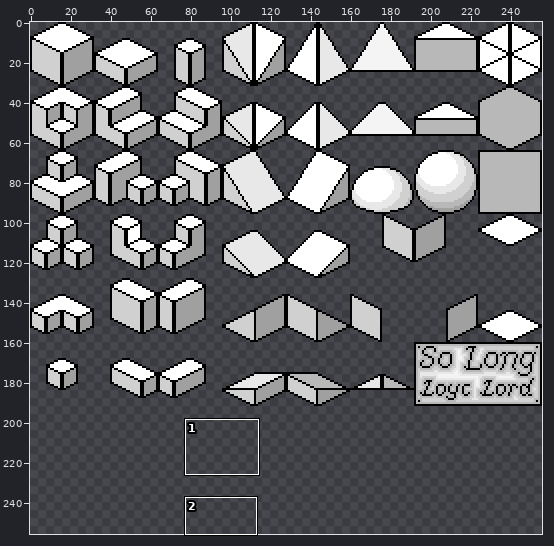
Edited in one commit: sprite sheet (Cubes.png). The first picture is a wide view before the edit; the outline marks the close-up.
Close-up. Before the edit:
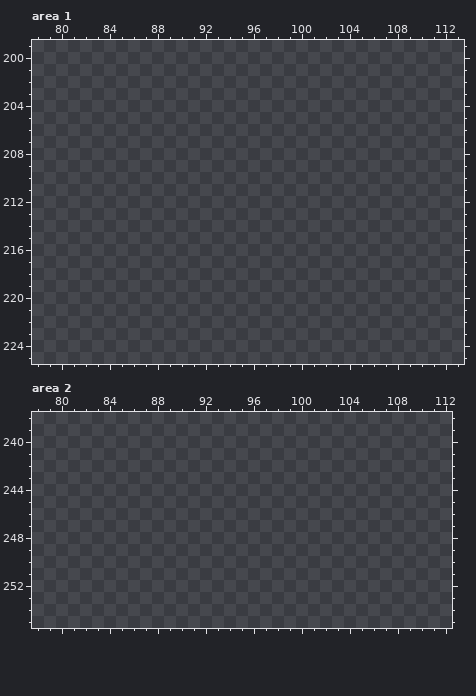
The file is 256x256 pixels. Shown: area 1: x 78..113, y 199..225; area 2: x 78..112, y 238..255. The commit also changed other parts of the picture, which this record leaves out.
The same view after the edit:
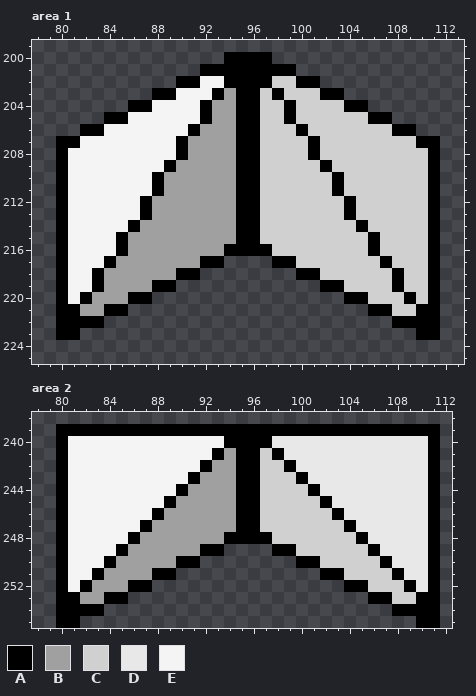
Palette (. is transparent): A #000000  B #a0a0a0  C #d0d0d0  D #e8e8e8  E #f4f4f4
What changed:
Changed rows in their new state; - is an unchanged pixel.
Area 1:
first column x 80:
200 --------------AAAA--------------
201 ------------AAAAAAAA------------
202 ----------AAEEAAAACCAA----------
203 --------AAEEEABAACACCCAA--------
204 ------AAEEEEABBAACCACCCCAA------
205 ----AAEEEEEEABBAACCACCCCCCAA----
206 --AAEEEEEEEABBBAACCCACCCCCCCAA--
207 AAEEEEEEEEABBBBAACCCCACCCCCCCCAA
208 AEEEEEEEEEABBBBAACCCCACCCCCCCCCA
209 AEEEEEEEEABBBBBAACCCCCACCCCCCCCA
210 AEEEEEEEABBBBBBAACCCCCCACCCCCCCA
211 AEEEEEEEABBBBBBAACCCCCCACCCCCCCA
212 AEEEEEEABBBBBBBAACCCCCCCACCCCCCA
213 AEEEEEEABBBBBBBAACCCCCCCACCCCCCA
214 AEEEEEABBBBBBBBAACCCCCCCCACCCCCA
215 AEEEEABBBBBBBBBAACCCCCCCCCACCCCA
216 AEEEEABBBBBBBBAAAACCCCCCCCACCCCA
217 AEEEABBBBBBBAA----AACCCCCCCACCCA
218 AEEABBBBBBAA--------AACCCCCCACCA
219 AEEABBBBAA------------AACCCCACCA
220 AEABBBAA----------------AACCCACA
221 AABBAA--------------------AACCAA
222 AAAA------------------------AAAA
223 AA----------------------------AA
Area 2:
first column x 80:
239 AAAAAAAAAAAAAAAAAAAAAAAAAAAAAAAA
240 AEEEEEEEEEEEEEAAAADDDDDDDDDDDDDA
241 AEEEEEEEEEEEEABAACADDDDDDDDDDDDA
242 AEEEEEEEEEEEABBAACCADDDDDDDDDDDA
243 AEEEEEEEEEEABBBAACCCADDDDDDDDDDA
244 AEEEEEEEEEABBBBAACCCCADDDDDDDDDA
245 AEEEEEEEEABBBBBAACCCCCADDDDDDDDA
246 AEEEEEEEABBBBBBAACCCCCCADDDDDDDA
247 AEEEEEEABBBBBBBAACCCCCCCADDDDDDA
248 AEEEEEABBBBBBBAAAACCCCCCCADDDDDA
249 AEEEEABBBBBBAA----AACCCCCCADDDDA
250 AEEEABBBBBAA--------AACCCCCADDDA
251 AEEABBBBAA------------AACCCCADDA
252 AEABBBAA----------------AACCCADA
253 AABBAA--------------------AACCAA
254 AAAA------------------------AAAA
255 AA----------------------------AA
